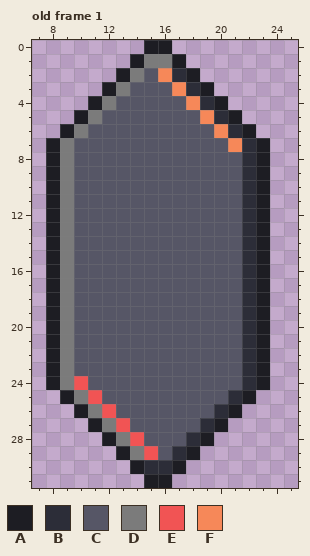
Two states of a pixel-art file, assets/sprites/player/idle.aseprite. Above, as it was before the edit.
32x32 pixels, 4 frames. Shown: old frame 1: x 7..25, y 0..31. The commit also changed other frames, which this record leaves out.
Palette (. is transparent): A #1d1d23  B #2c2d38  C #565666  D #7b7b7b  E #f15454  F #f68859
Pixels before, old frame 1, first column x 8:
 0 .......AA.......
 1 ......ADDA......
 2 .....ADCFBA.....
 3 ....ADCCCFBA....
 4 ...ADCCCCCFBA...
 5 ..ADCCCCCCCFBA..
 6 .ADCCCCCCCCCFBA.
 7 ADCCCCCCCCCCCFBA
 8 ADCCCCCCCCCCCCBA
 9 ADCCCCCCCCCCCCBA
10 ADCCCCCCCCCCCCBA
11 ADCCCCCCCCCCCCBA
12 ADCCCCCCCCCCCCBA
13 ADCCCCCCCCCCCCBA
14 ADCCCCCCCCCCCCBA
15 ADCCCCCCCCCCCCBA
16 ADCCCCCCCCCCCCBA
17 ADCCCCCCCCCCCCBA
18 ADCCCCCCCCCCCCBA
19 ADCCCCCCCCCCCCBA
20 ADCCCCCCCCCCCCBA
21 ADCCCCCCCCCCCCBA
22 ADCCCCCCCCCCCCBA
23 ADCCCCCCCCCCCCBA
24 ADECCCCCCCCCCCBA
25 .ADECCCCCCCCCBA.
26 ..ADECCCCCCCBA..
27 ...ADECCCCCBA...
28 ....ADECCCBA....
29 .....ADECBA.....
30 ......ABBA......
31 .......AA.......
New version:
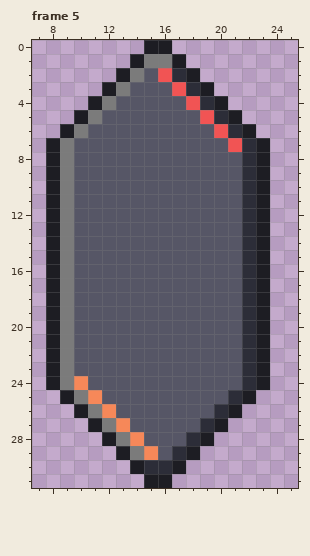
A new or re-ordered frame is compared with the old frame closest to it.
Author's note on the commit: nicer player idle animation
What changed:
frames 4 -> 8
colour E: #f15454 -> #f68859
colour F: #f68859 -> #f15454
Pixel boxes of the changes (left, top, right, bottom) in both pictures:
changed: (158, 68, 242, 152)
changed: (74, 376, 158, 460)
